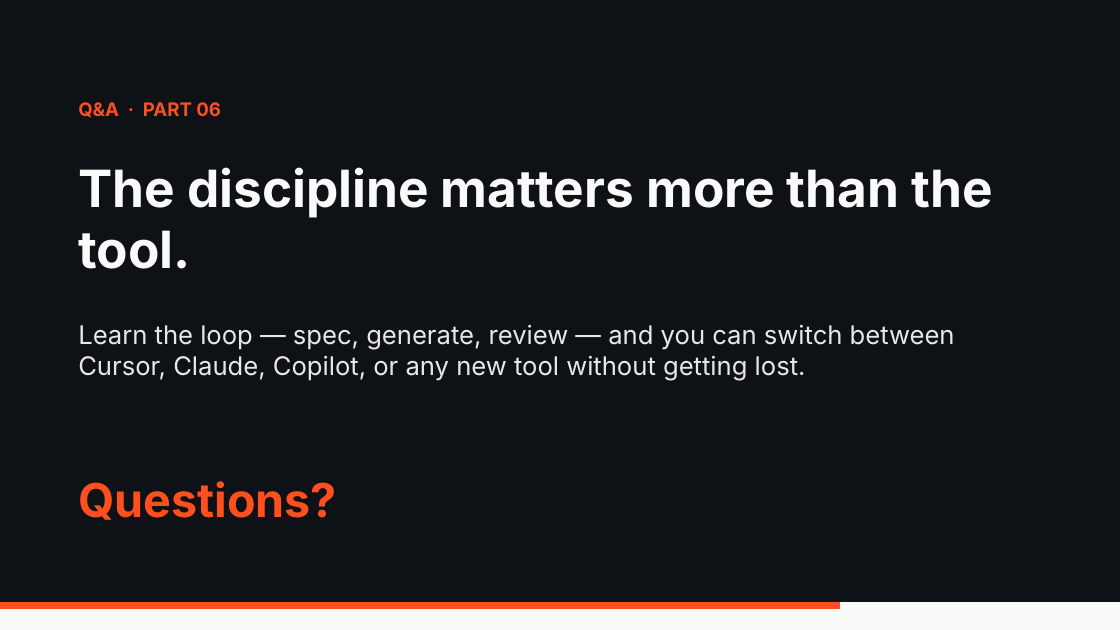
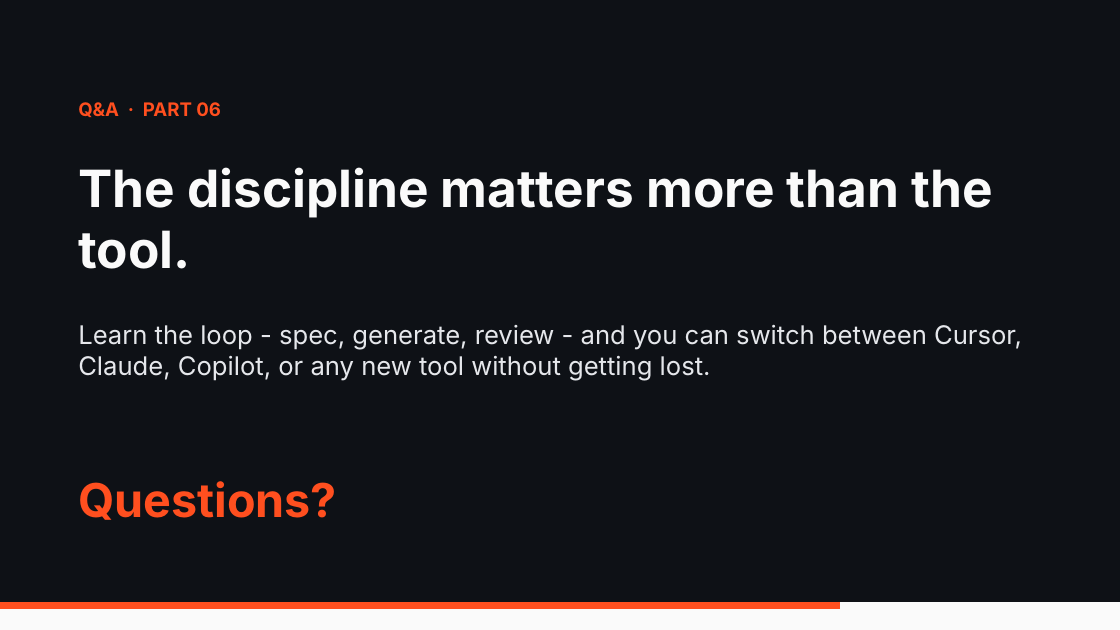
Before and after one commit to kbagher/agentic-coding-workshop, a slide deck: slide 23 of Agentic Coding.pptx. Drawn at 1120x630 pixels with LibreOffice and Linux fonts; fonts in the diff are those of the drawing. Boxes give left, top, right and bottom in pixels: in the first picture for what was removed or moved away, otherwise in the second. Text is boxed around its words. In the diff, an @@ line names an element or a change of style, - is before the commit and + after.

```diff
--- a/Agentic Coding.pptx
+++ b/Agentic Coding.pptx
@@ text at (x1=78, y1=325, x2=1022, y2=381): text changed @@
-Learn the loop — spec, generate, review — and you can switch between Cursor, Claude, Copilot, or any new tool without getting lost.
+Learn the loop - spec, generate, review - and you can switch between Cursor, Claude, Copilot, or any new tool without getting lost.
```
Also in this commit, not shown: 11 other slides changed, 2 other files.
